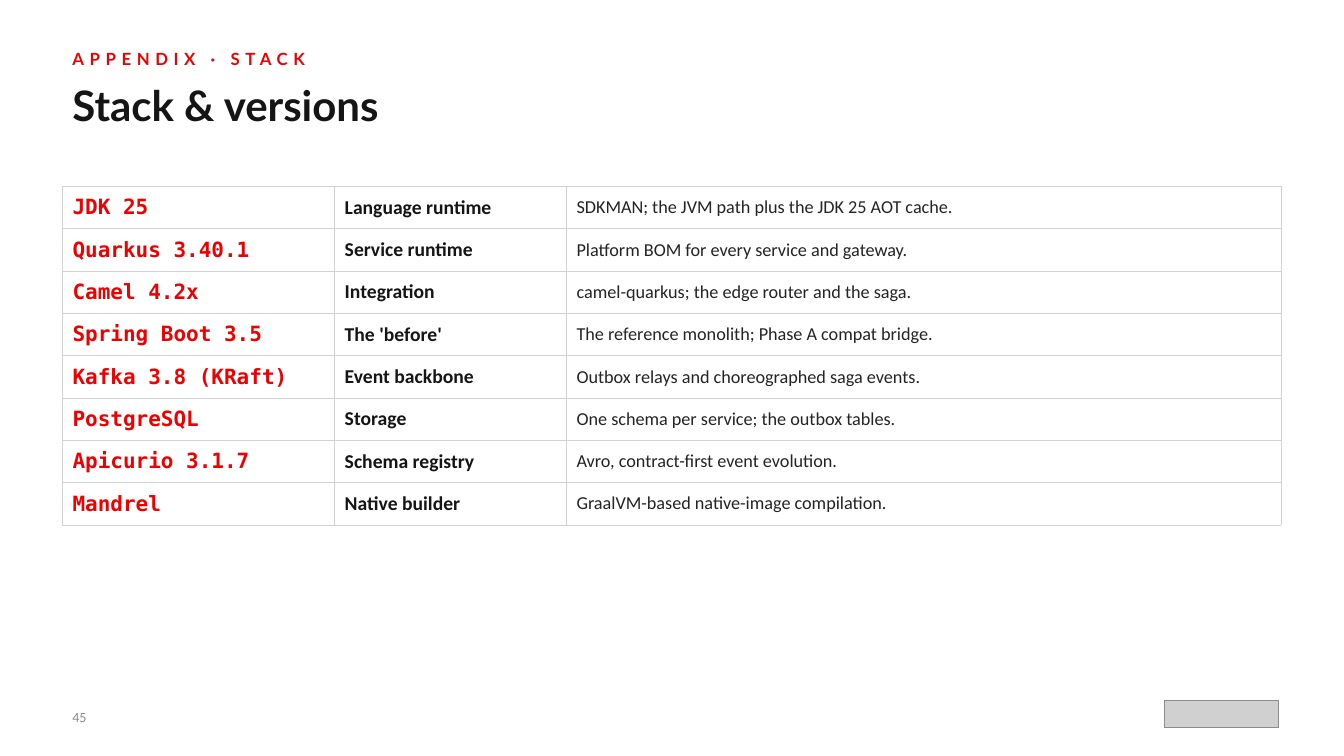
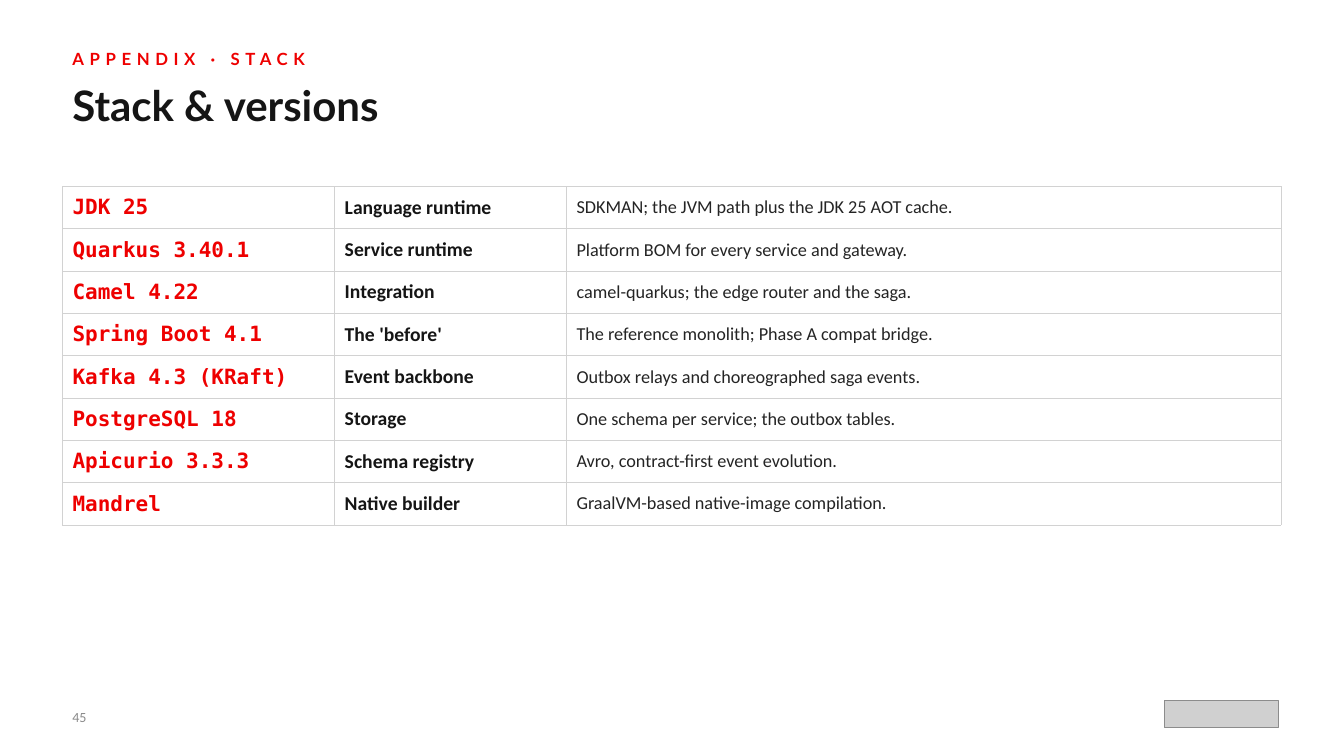
Before and after one commit to patterncatalyst/modernizing-enterprise-applications, a slide deck: slide 45 of presentation/modernizing-201-quarkus-camel/Modernizing-201-Quarkus-Camel-r1.0.pptx. Drawn at 1344x756 pixels with LibreOffice and Linux fonts; fonts in the diff are those of the drawing; grey boxes stand for pictures. Boxes give left, top, right and bottom in pixels: in the first picture for what was removed or moved away, otherwise in the second. Text is boxed around its words. In the diff, an @@ line names an element or a change of style, - is before the commit and + after.

```diff
--- a/presentation/modernizing-201-quarkus-camel/Modernizing-201-Quarkus-Camel-r1.0.pptx
+++ b/presentation/modernizing-201-quarkus-camel/Modernizing-201-Quarkus-Camel-r1.0.pptx
@@ table at (63, 187, 1281, 676) @@
-row 3, column 1: Camel 4.2x
+row 3, column 1: Camel 4.22
-row 4, column 1: Spring Boot 3.5
+row 4, column 1: Spring Boot 4.1
-row 5, column 1: Kafka 3.8 (KRaft)
+row 5, column 1: Kafka 4.3 (KRaft)
-row 6, column 1: PostgreSQL
+row 6, column 1: PostgreSQL 18
-row 7, column 1: Apicurio 3.1.7
+row 7, column 1: Apicurio 3.3.3
```
Also in this commit, not shown: 1 other slide changed, 27 other files.
